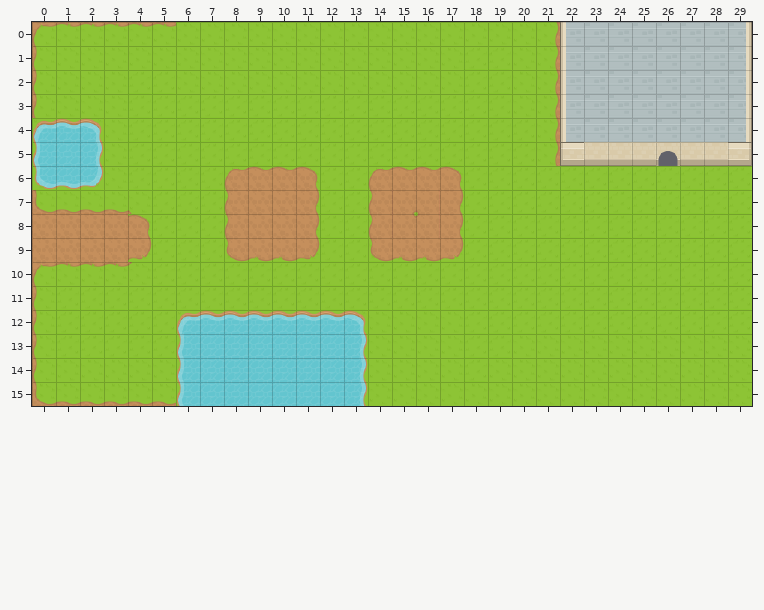
Two versions of a level (Tiled map, Assets/map/map1.tmx). That is the earlier state.
Cells are 32x32 px. Shown: x 0..29, y 0..15.
New version:
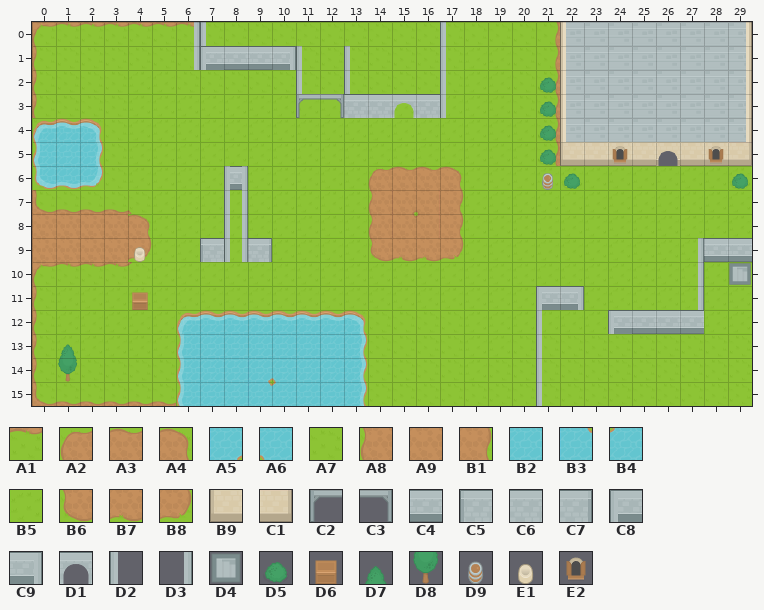
Key: from "Main": A1 1, A2 5, A3 6, A4 7, A5 13, A6 14, A7 21, A8 25, A9 26, B1 27, B2 31, B3 33, B4 34, B5 43, B6 45, B7 46, B8 47, B9 61, C1 63, C2 76, C3 77, C4 89, C5 93, C6 94, C7 95, C8 96, C9 97, D1 113, D2 116, D3 117, D4 177, D5 184, D6 188, D7 205, D8 225, D9 229, E1 248, E2 252.
__ is an empty cell, ## one hidden under a higher layer.
Tiles of an added or newly shown layer are drawn over the layers below it.
Change:
{"where": "layer \"Tile Layer 1\""}
{"y":0,"x":6,"old":"A7","new":"A1"}
{"y":6,"x":8,"old":"A2 A3 A3 A4","new":"C4 B5 B5 B5"}
{"y":7,"x":8,"old":"A8 A9 A9 B1","new":"B5 B5 B5 B5"}
{"y":8,"x":8,"old":"A8 A9 A9 B1","new":"B5 B5 B5 B5"}
{"y":9,"x":8,"old":"B6 B7 B7 B8","new":"B5 ## B5 B5"}
{"y":14,"x":9,"old":"B2 B2","new":"A5 A6"}
{"y":15,"x":9,"old":"B2 B2","new":"B3 B4"}
{"where": "layer \"Tile Layer 2\""}
{"y":0,"x":6,"old":"__","new":"D3"}
{"y":0,"x":17,"old":"__","new":"D2"}
{"y":1,"x":6,"old":"__ __ __ __ __ __","new":"D3 C8 C4 C4 C9 D2"}
{"y":1,"x":13,"old":"__","new":"D2"}
{"y":1,"x":17,"old":"__","new":"D2"}
{"y":2,"x":11,"old":"__","new":"D2"}
{"y":2,"x":13,"old":"__","new":"D2"}
{"y":2,"x":17,"old":"__","new":"D2"}
{"y":2,"x":21,"old":"__","new":"D5"}
{"y":3,"x":11,"old":"__ __ __ __ __ __ __","new":"C2 C3 C6 C6 D1 C6 D2"}
{"y":3,"x":21,"old":"__","new":"D5"}
{"y":4,"x":21,"old":"__","new":"D5"}
{"y":5,"x":21,"old":"__ __","new":"D5 B9"}
{"y":5,"x":24,"old":"__","new":"E2"}
{"y":5,"x":28,"old":"__ __","new":"E2 C1"}
{"y":6,"x":8,"old":"__","new":"D2"}
{"y":6,"x":22,"old":"__","new":"D5"}
{"y":6,"x":29,"old":"__","new":"D5"}
{"y":7,"x":8,"old":"__","new":"D2"}
{"y":8,"x":8,"old":"__","new":"D2"}
{"y":9,"x":7,"old":"__ __","new":"C5 D2"}
{"y":10,"x":27,"old":"__","new":"D3"}
{"y":11,"x":4,"old":"__","new":"D6"}
{"y":11,"x":27,"old":"__","new":"D3"}
{"y":12,"x":21,"old":"__","new":"D2"}
{"y":13,"x":1,"old":"__","new":"D7"}
{"y":13,"x":21,"old":"__","new":"D2"}
{"y":14,"x":1,"old":"__","new":"D8"}
{"y":14,"x":21,"old":"__","new":"D2"}
{"y":15,"x":21,"old":"__","new":"D2"}
{"where": "layer \"Tile Layer 3\" (added)"}
{"y":0,"x":7,"old":"__","new":"D2"}
{"y":6,"x":8,"old":"__","new":"D3"}
{"y":6,"x":21,"old":"__","new":"D9"}
{"y":7,"x":8,"old":"__","new":"D3"}
{"y":8,"x":8,"old":"__","new":"D3"}
{"y":9,"x":4,"old":"__","new":"E1"}
{"y":9,"x":8,"old":"__ __","new":"D3 C7"}
{"y":9,"x":27,"old":"__ __ __","new":"D3 C4 C4"}
{"y":10,"x":29,"old":"__","new":"D4"}
{"y":11,"x":21,"old":"__ __","new":"C8 C9"}
{"y":12,"x":24,"old":"__ __ __ __","new":"C8 C4 C4 C4"}
